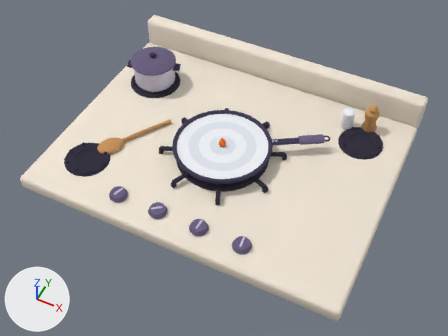
A saved change to the glTF model apps/web/public/models/maps/potato.glb.
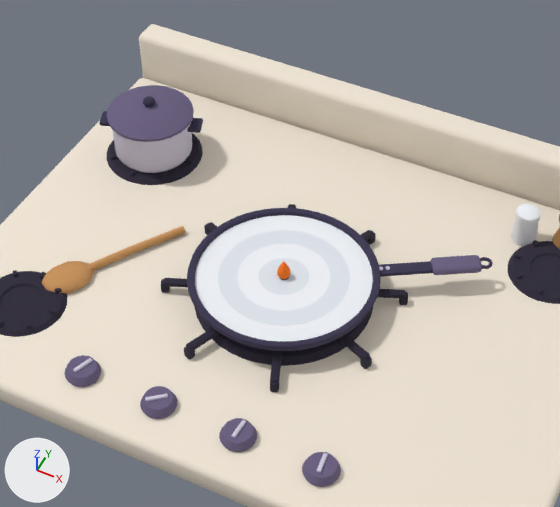
Old and new are each drawn whole from a 50 mm camera at (26.7, -52.9, 61.6) aimed at (0.7, -1.0, -3.3) and again close up on the part from 17% to 82% of the width and 1% to 79% of the height. Lighting does not change. The marker at lower left points along +X, +Y and +Z. The last two pictures show the newer version. Where no turn or scale is listed for an object, it has been applied to the vertices.

The first close-up shows 'back', 'body', 'burner', 'cold_burner_0', 'cold_burner_1', 'cold_burner_2', 'groove_0', 'groove_1', 'lid', 'pot', 'stove', 'surface' and 29 more.
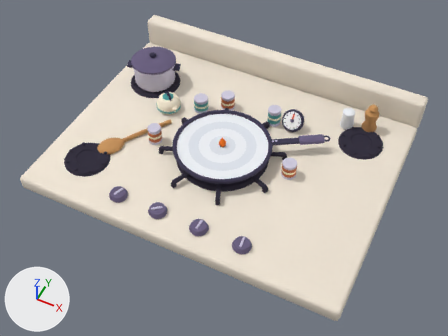
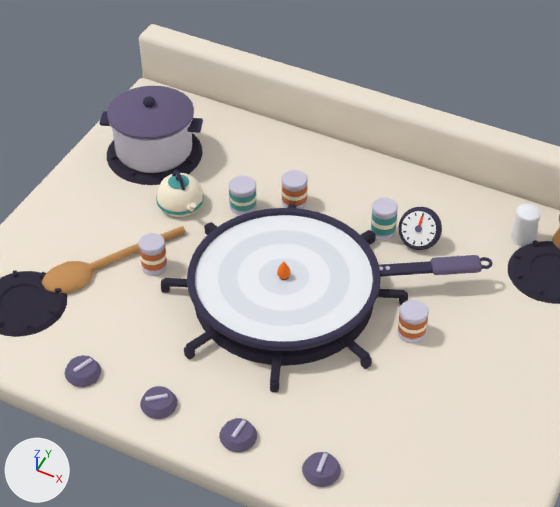
What differs and where, as boxes [x1, y1, x2, y2] in the close-ups (560 x 507 px):
'lid', turned
    before: [107, 85, 194, 142]
    after: [107, 86, 194, 139]
'kettle', added
    after: [156, 170, 204, 217]
    faces in mat_cream (pale yellow #fff4dc): [156, 173, 203, 217]
    faces in mat_labelteal (cyan #4fa3a0): [156, 175, 204, 215]
'timer_dial', added
    after: [399, 207, 442, 250]
    faces in mat_white (white #ffffff): [402, 211, 436, 246]
    faces in mat_rim (dark blue #3a3550): [399, 207, 442, 250]
'tin_4', added
    after: [397, 300, 429, 343]
    faces in mat_steel (light grey #cfcadd): [397, 300, 429, 343]
    faces in mat_labelrust (orange #c9703f): [398, 312, 428, 339]
'tin_3', added
    after: [139, 233, 167, 275]
    faces in mat_steel (light grey #cfcadd): [139, 233, 167, 275]
    faces in mat_labelrust (orange #c9703f): [139, 248, 167, 271]
'tin_1', added
    after: [370, 198, 398, 241]
    faces in mat_steel (light grey #cfcadd): [370, 198, 398, 241]
    faces in mat_labelteal (cyan #4fa3a0): [371, 209, 397, 236]
'tin_2', added
    after: [229, 176, 257, 215]
    faces in mat_steel (light grey #cfcadd): [229, 176, 257, 215]
    faces in mat_labelteal (cyan #4fa3a0): [229, 190, 256, 211]
'tin_0', added
    after: [281, 170, 308, 209]
    faces in mat_steel (light grey #cfcadd): [282, 170, 308, 209]
    faces in mat_labelrust (orange #c9703f): [282, 185, 307, 206]

The change, as a diff of the scene's bpy script:
```diff
--- a/apps/web/public/models/maps/potato.glb.py
+++ b/apps/web/public/models/maps/potato.glb.py
@@ ob_lid @@
 ob_lid.location = (0.0, 0.0, 0.0)
+ob_lid.rotation_euler = (-0.0413, 0.0, 0.0)  # degrees (-2.4, 0, 0)
@@ ob_kettle @@
+ob_kettle = bpy.data.objects.new('kettle', me_kettle)  # 411 vertices, 740 faces; spans x -1.83..2.28, y -1.83..1.83, z 0.0..3.29; in mat_cream (pale yellow #fff4dc), mat_labelteal (cyan #4fa3a0), mat_rim (dark blue #3a3550)
+ob_kettle.location = (-11.6, 5.2, -2.1)
@@ ob_timer_dial @@
+ob_timer_dial = bpy.data.objects.new('timer_dial', me_timer_dial)  # 868 vertices, 1680 faces; spans x -1.62..1.62, y -1.13..1.32, z -1.49..1.34; in mat_rim (dark blue #3a3550), mat_white (white #ffffff), mat_grip (greyish purple #6a5f80)
+ob_timer_dial.location = (6.6, 9.4, -0.55)
@@ ob_tin_4 @@
+ob_tin_4 = bpy.data.objects.new('tin_4', me_tin_4)  # 322 vertices, 560 faces; spans x -1.02..1.02, y -1.02..1.02, z 0.0..2.4; in mat_steel (light grey #cfcadd), mat_labelrust (orange #c9703f), mat_cream (pale yellow #fff4dc)
+ob_tin_4.location = (9.6, 0.9, -2.1)
@@ ob_tin_3 @@
+ob_tin_3 = bpy.data.objects.new('tin_3', me_tin_3)  # 322 vertices, 560 faces; spans x -0.97..0.97, y -0.97..0.97, z 0.0..2.6; in mat_steel (light grey #cfcadd), mat_labelrust (orange #c9703f), mat_cream (pale yellow #fff4dc)
+ob_tin_3.location = (-9.9, -1.6, -2.1)
@@ ob_tin_2 @@
+ob_tin_2 = bpy.data.objects.new('tin_2', me_tin_2)  # 322 vertices, 560 faces; spans x -1.07..1.07, y -1.07..1.07, z 0.0..2.3; in mat_steel (light grey #cfcadd), mat_labelteal (cyan #4fa3a0), mat_cream (pale yellow #fff4dc)
+ob_tin_2.location = (-7.1, 7.1, -2.1)
@@ ob_tin_1 @@
+ob_tin_1 = bpy.data.objects.new('tin_1', me_tin_1)  # 322 vertices, 560 faces; spans x -0.97..0.97, y -0.97..0.97, z 0.0..2.75; in mat_steel (light grey #cfcadd), mat_labelteal (cyan #4fa3a0), mat_cream (pale yellow #fff4dc)
+ob_tin_1.location = (3.75, 9.3, -2.1)
@@ ob_tin_0 @@
+ob_tin_0 = bpy.data.objects.new('tin_0', me_tin_0)  # 322 vertices, 560 faces; spans x -1.02..1.02, y -1.02..1.02, z 0.0..2.5; in mat_steel (light grey #cfcadd), mat_labelrust (orange #c9703f), mat_cream (pale yellow #fff4dc)
+ob_tin_0.location = (-3.75, 9.3, -2.1)
```
